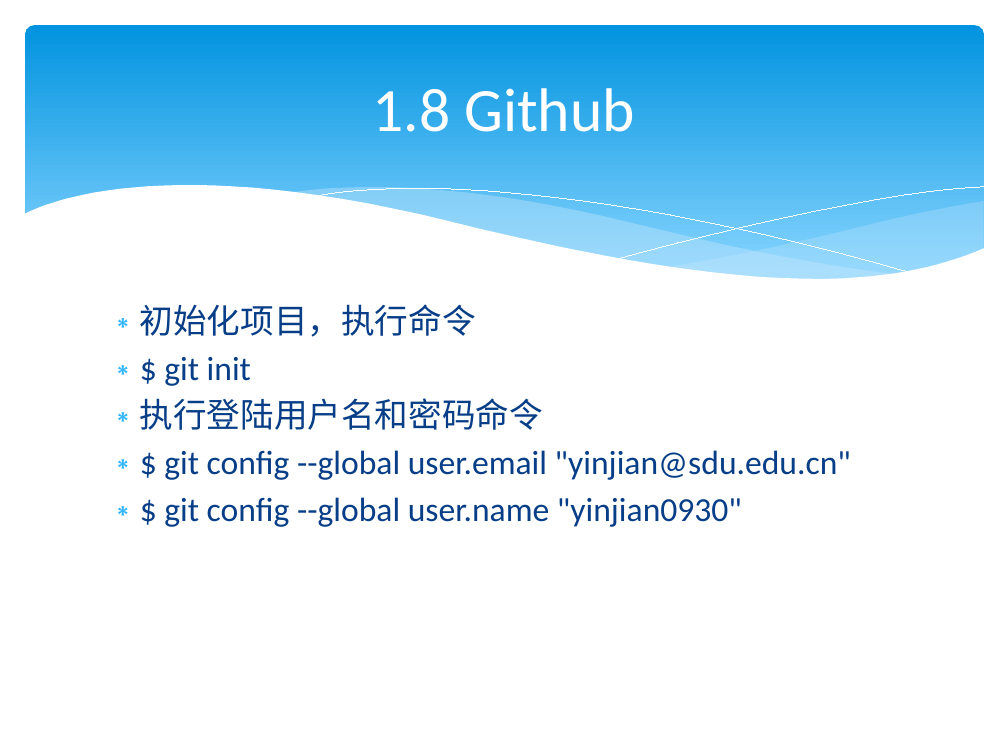
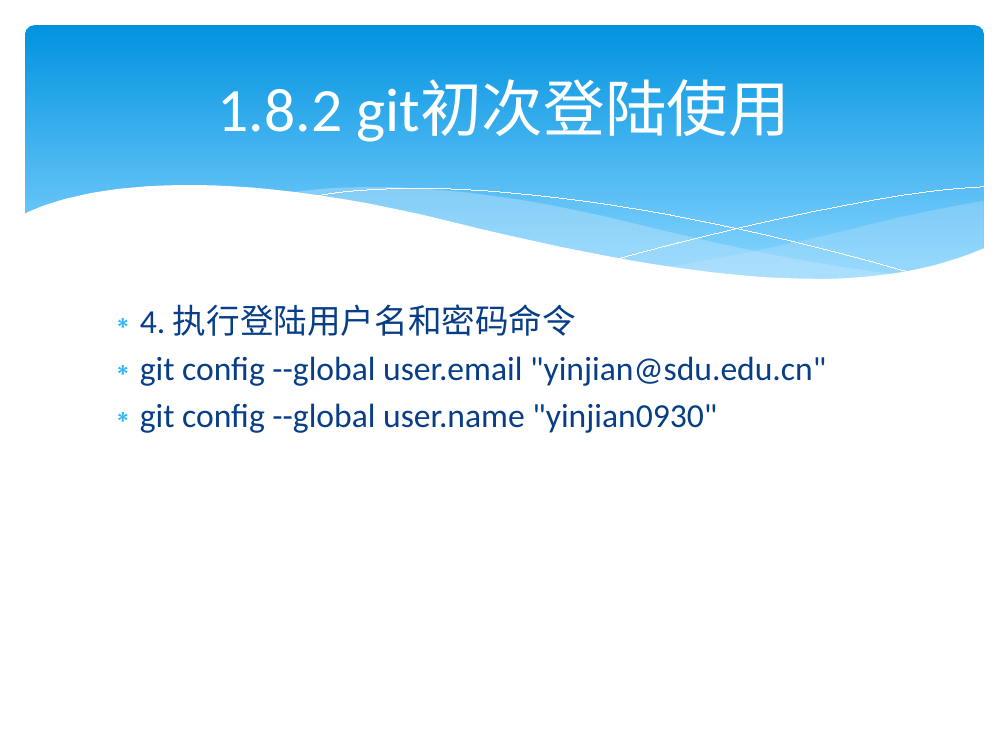
Before and after one commit to lamplight8/cpp, a slide deck: slide 103 of ppt/ch01_绪论_1.pptx (slide 48 before the commit). Drawn at 1008x756 pixels with LibreOffice and Linux fonts; fonts in the diff are those of the drawing. Boxes give left, top, right and bottom in pixels: in the first picture for what was removed or moved away, otherwise in the second. Text is boxed around its words. In the diff, an @@ line names an element or a change of style, - is before the commit and + after.

```diff
--- a/ppt/ch01_绪论_1.pptx
+++ b/ppt/ch01_绪论_1.pptx
@@ title at (218,79,790,142): text changed @@
-1.8 Github
+1.8.2 git初次登陆使用
@@ text at (140,304,826,433): text changed @@
-∗ 初始化项目，执行命令
-∗ $ git init
-∗ 执行登陆用户名和密码命令
-∗ $ git config --global user.email "yinjian@sdu.edu.cn"
-∗ $ git config --global user.name "yinjian0930"
+∗ 4. 执行登陆用户名和密码命令
+∗ git config --global user.email "yinjian@sdu.edu.cn"
+∗ git config --global user.name "yinjian0930"
```
Also in this commit, not shown: 73 other slides changed, 35 slides added, 27 slides removed, 3 other files.
